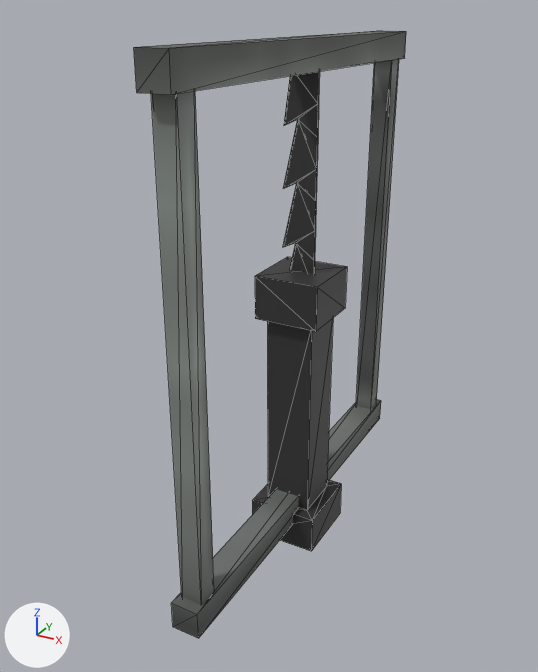
The OBJ model src/main/resources/assets/projectsteam_crafting/objmodels/woodmill.obj: old version first, new version second.
Before and after are seen from a 50 mm lens placed at (0.572, -1.163, 0.48), pointed at (-0.044, -0.043, -0.08). The axes (+X, +Y, +Z) are drawn at lower left. The lights are the same throughout. Mesh edges are drawn as thin lines. Where no turn or scale is listed for an object, it has been applied to the vertices.

Objects in the first picture: 'arm', 'saw'.
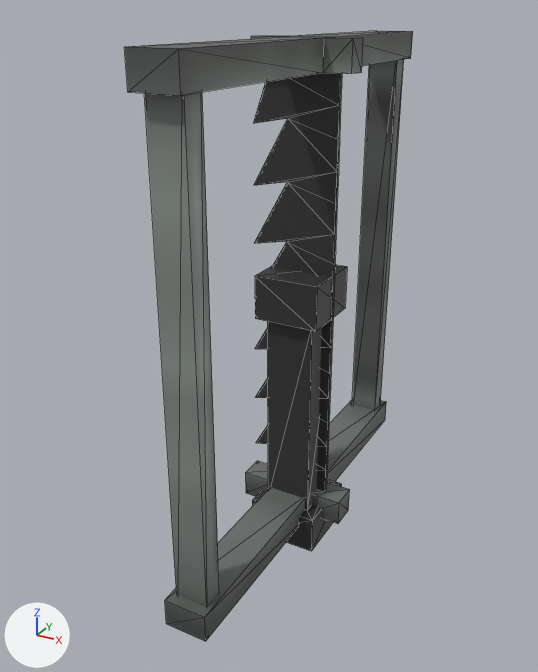
Pixel boxes [x1, y1, x2, y2] of what changed, in the pictures (538 x 672 px; the box of a moved part takes in the faces that stretch with it):
'saw', reshaped: before [134, 31, 406, 638]; after [125, 31, 413, 642]
part 1 of me_saw, added: after [144, 92, 219, 607]
part 2 of me_saw, added: after [352, 59, 404, 410]
part 3 of me_saw, moved or reshaped: before [283, 71, 320, 274]; after [253, 73, 342, 491]
part 4 of me_saw, rebuilt: before [171, 400, 381, 638]; after [165, 400, 386, 642]
part 5 of me_saw, rebuilt: before [134, 31, 406, 95]; after [125, 31, 413, 95]
part 6 of me_saw, deleted: before [151, 91, 214, 605]

Edits to the bpy script that builds the scene:
```text
Change me_saw:
    used by ob_saw; location = (0.0, 0.0, 0.0)
    remove me_saw.from_pydata(...)  # 96 vertices, 172 faces; spans x -0.038..0.026, y -0.41..0.41, z -0.469..0.438
    add me_saw.from_pydata(...)  # 128 vertices, 236 faces; spans x -0.11..0.105, y -0.41..0.41, z -0.469..0.438
    me_saw part 1: a new loose piece, a box spanning x -0.03..0.03, y -0.389..-0.35, z -0.469..0.426, in mat_material_001 (picture img_saw_cutting_unit_png)
    me_saw part 2: a new loose piece, a box spanning x -0.03..0.03, y 0.355..0.394, z -0.469..0.426, in mat_material_001 (picture img_saw_cutting_unit_png)
    me_saw part 3: the loose piece of 64 vertices spanning x -0.038..0.025, y -0.002..0.002, z -0.418..0.39 is scaled about the mesh origin by (2.54, 1.8, 1)
    me_saw part 4: the loose piece of 8 vertices spanning x -0.026..0.026, y -0.41..0.41, z -0.466..-0.415 is rebuilt with 24 vertices and now spans x -0.11..0.105, y -0.41..0.41, z -0.466..-0.415
    me_saw part 5: the loose piece of 8 vertices spanning x -0.026..0.026, y -0.41..0.41, z 0.386..0.438 is rebuilt with 24 vertices and now spans x -0.092..0.09, y -0.41..0.41, z 0.386..0.438
    me_saw part 6
    8 vertices are removed from x -0.02..0.02, y -0.389..-0.35, z -0.469..0.426
    12 faces are deleted
```
